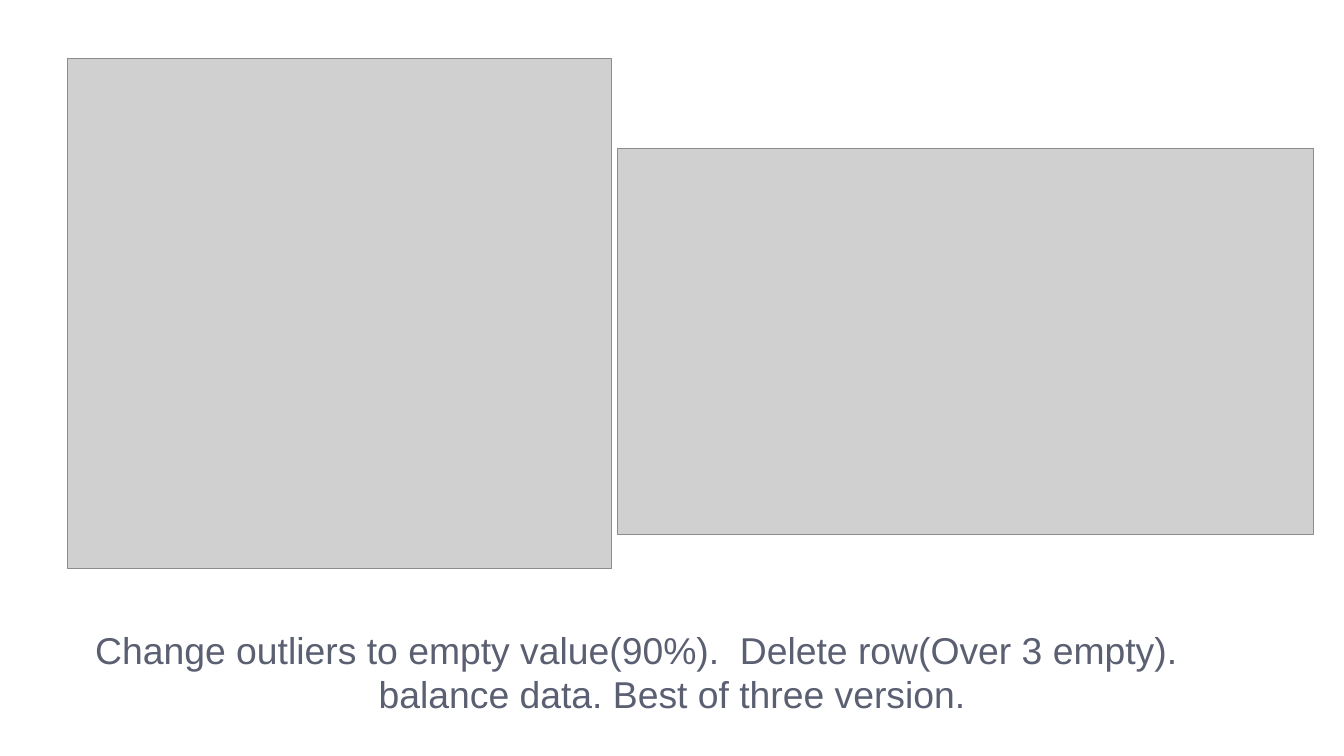
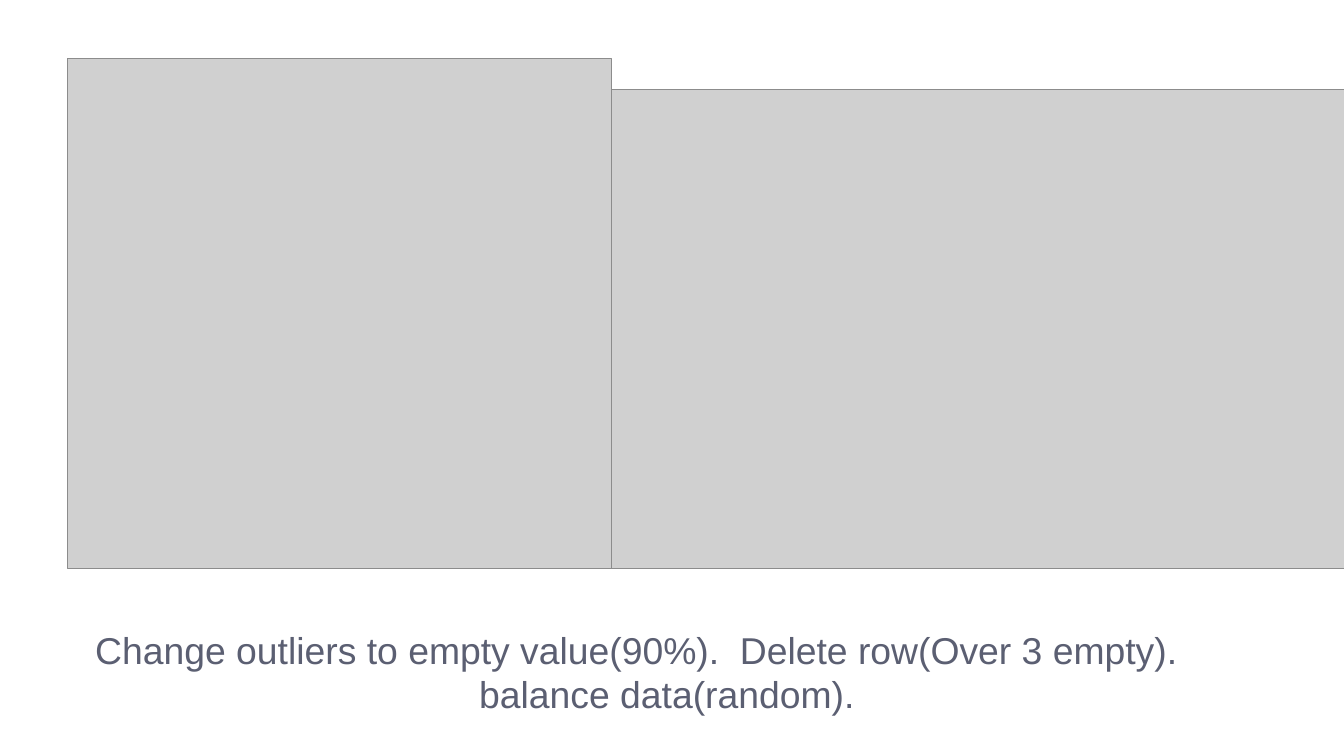
Before and after one commit to LeeMoofon0222/Vizuro_Intern, a slide deck: slide 11 of ckd_process/kidney_disease.pptx (slide 13 before the commit). Drawn at 1344x756 pixels with LibreOffice and Linux fonts; fonts in the diff are those of the drawing; grey boxes stand for pictures; background and template pictures are left out. Boxes give left, top, right and bottom in pixels: in the first picture for what was removed or moved away, otherwise in the second. Text is boxed around its words. In the diff, an @@ line names an element or a change of style, - is before the commit and + after.

```diff
--- a/ckd_process/kidney_disease.pptx
+++ b/ckd_process/kidney_disease.pptx
@@ picture: place and size @@
-picture at [617,149,1314,535]
+picture at [612,89,1344,568]
@@ text at [479,681,854,716]: text changed @@
-balance data. Best of three version.
+balance data(random).
```
Also in this commit, not shown: 5 other slides changed, 1 slide removed, 3 other files.
